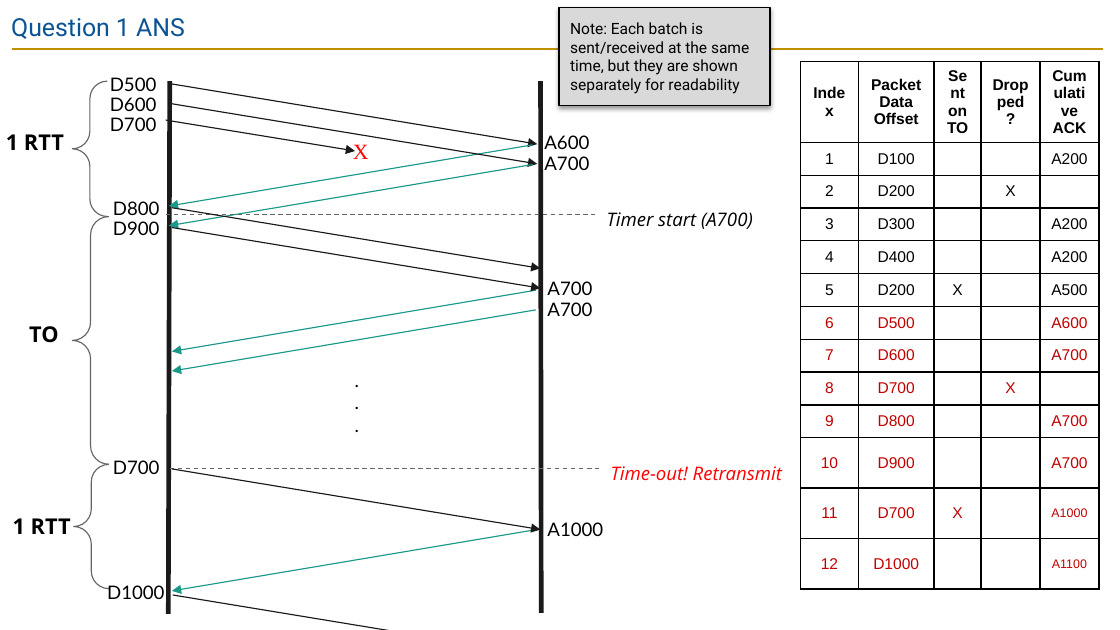
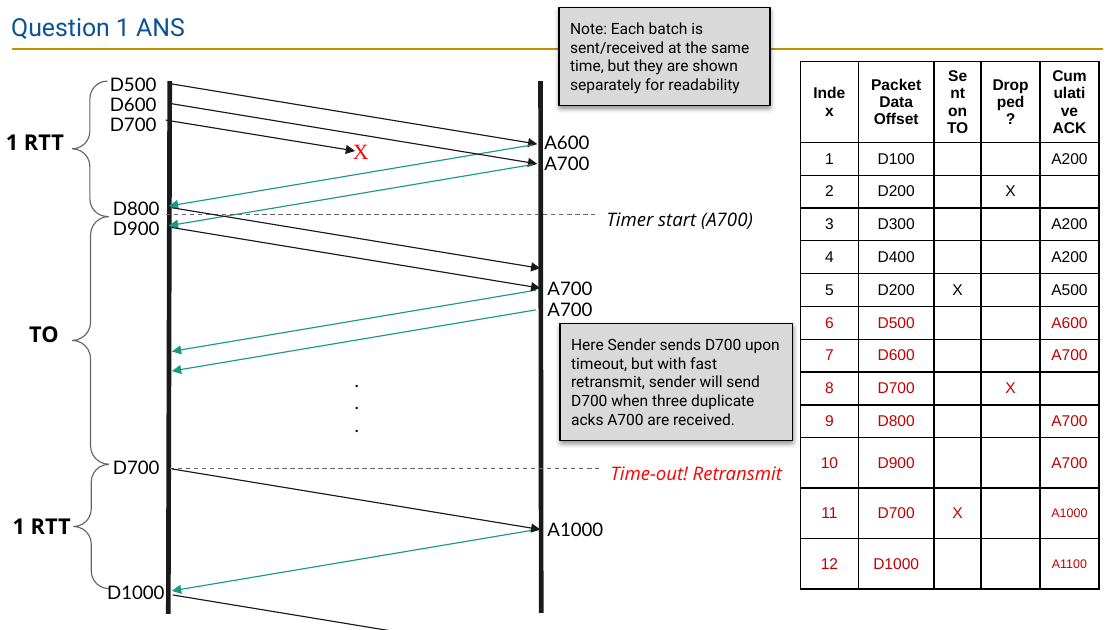
Before and after one commit to guhofstra/CSC175Sp26, a slide deck: slide 6 of PPTs/Lecture 11 Exercises ANS.pptx. Drawn at 1120x630 pixels with LibreOffice and Linux fonts; fonts in the diff are those of the drawing. Boxes give left, top, right and bottom in pixels: in the first picture for what was removed or moved away, otherwise in the second. Text is boxed around its words. In the diff, an @@ line names an element or a change of style, - is before the commit and + after.

```diff
--- a/PPTs/Lecture 11 Exercises ANS.pptx
+++ b/PPTs/Lecture 11 Exercises ANS.pptx
@@ rectangle added at [560, 324, 793, 440], fill #D9D9D9, outline #000000 0.75 pt, 10 pt, text #000000 @@
+Here Sender sends D700 upon timeout, but with fast retransmit, sender will send D700 when three duplicate acks A700 are received.
```
Also in this commit, not shown: 3 other slides changed, 14 other files.
